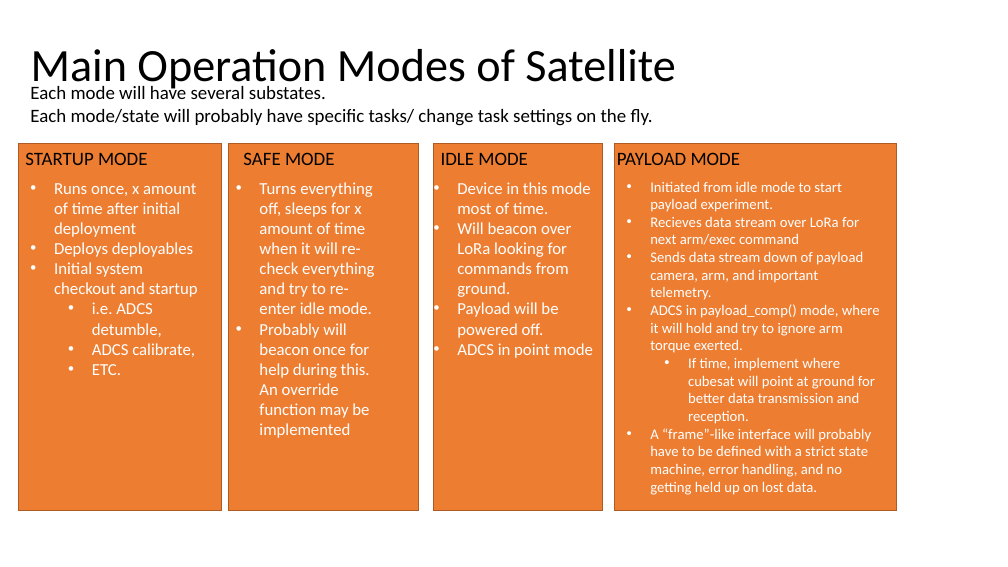
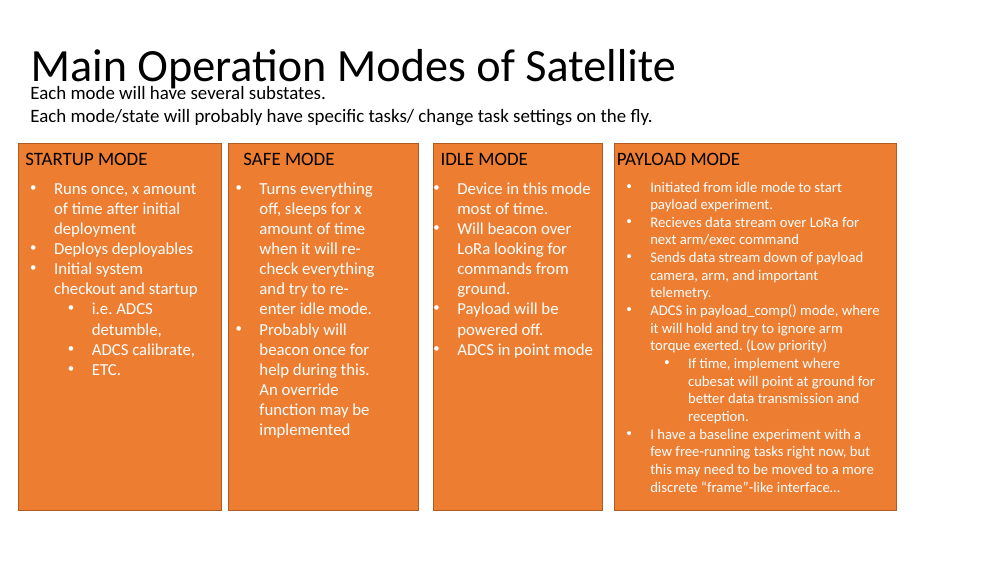
Before and after one commit to erichtang/mainboard, a slide deck: slide 24 of software/foras-promineo/Foras Promineo Software Primer.pptx (slide 21 before the commit). Drawn at 1008x567 pixels with LibreOffice and Linux fonts; fonts in the diff are those of the drawing. Boxes give left, top, right and bottom in pixels: in the first picture for what was removed or moved away, otherwise in the second. Text is boxed around its words. In the diff, an @@ line names an element or a change of style, - is before the commit and + after.

```diff
--- a/software/foras-promineo/Foras Promineo Software Primer.pptx
+++ b/software/foras-promineo/Foras Promineo Software Primer.pptx
@@ text at (x1=650, y1=304, x2=880, y2=353): text changed @@
-• ADCS in payload_comp() mode, where it will hold and try to ignore arm torque exerted.
+• ADCS in payload_comp() mode, where it will hold and try to ignore arm torque exerted. (Low priority)
@@ text at (x1=650, y1=428, x2=874, y2=492): text changed @@
-• A “frame”-like interface will probably have to be defined with a strict state machine, error handling, and no getting held up on lost data.
+• I have a baseline experiment with a few free-running tasks right now, but this may need to be moved to a more discrete “frame”-like interface…
```
Also in this commit, not shown: 25 other slides changed, 10 slides added, 4 slides removed, 10 other files.
